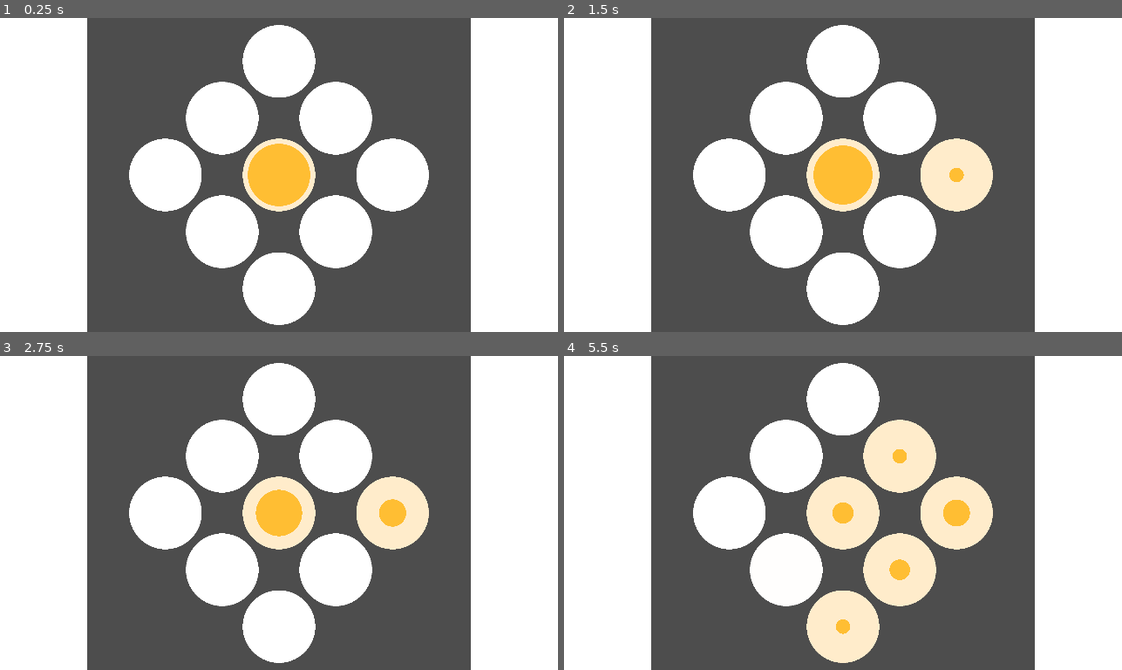
Above: before the commit, frames 1-4 (two rows, left to right).
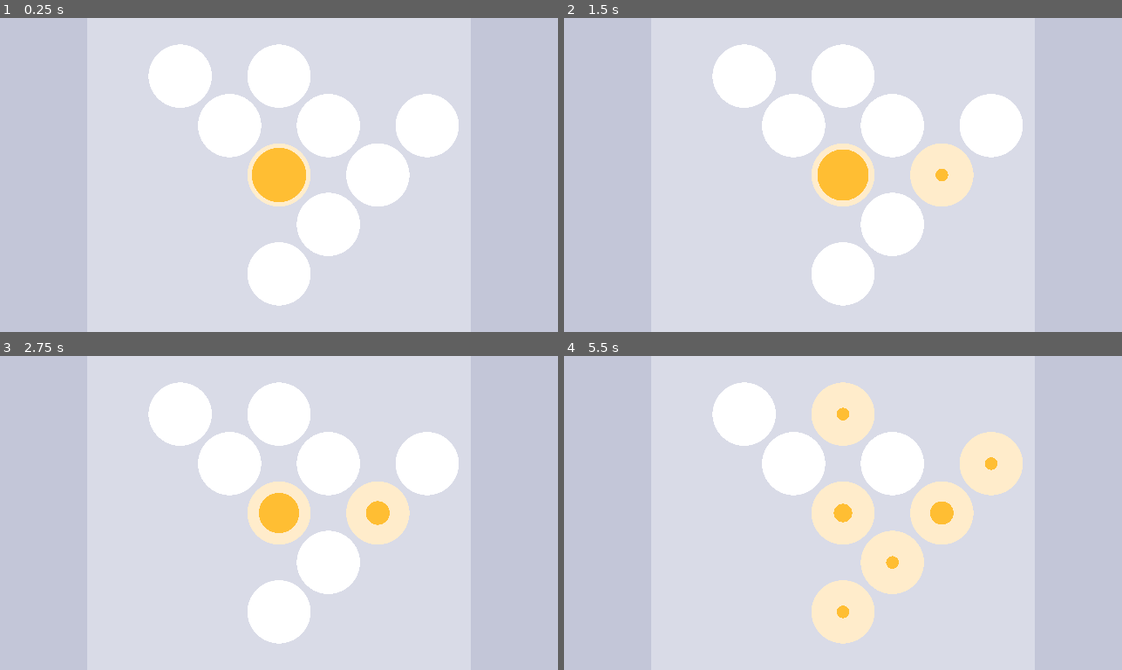
Above: after the commit, the same moments.

Repository: daviddegelder/Holey
Game: Godot game, scene res://UI/ui.tscn
Same seed, same stepped clock (60 frames per second), same inputs: the game is played once before the commit and once after it. Before the commit the project starts from res://ui.tscn.
Inputs (mouse positions are in pixels of both pictures, inside the frame that each line leads up to):
- Up to frame 1 (0.25 s): no input
- Up to frame 2 (1.5 s): move the mouse to (965, 159) at 0.52 s; hold Keypad 6 (East) 0.53-1.25 s; click (965, 159) at 0.67 s; tap Enter at 1.25 s; drag from (731, 190) to (843, 175) at 1.27 s
- Up to frame 3 (2.75 s): move the mouse to (334, 443) at 2.02 s; hold Keypad 6 (East) from 2.03 s (still down)
- Up to frame 4 (5.5 s): release Keypad 6 (East) at 2.75 s; tap Space at 2.75 s; drag from (815, 575) to (675, 465) at 2.77 s; move the mouse to (1010, 560) at 3.52 s; hold Keypad 7 (NorthWest) 3.53-4.25 s; tap Enter at 4.25 s; drag from (675, 465) to (843, 513) at 4.27 s; move the mouse to (870, 513) at 5.02 s; hold Keypad 2 (South) from 5.03 s (still down); click (870, 513) at 5.17 s

The runs differ from the first frame. In frame 1, 89% of the frame differs, in the area x 0-100%, y 0-100%; in frame 2, 89%; in frame 3, 89%; in frame 4, 93%.

Commit message:
reorganize folders

Diff:
--- a/Hole/renderer.gd
+++ /dev/null
@@ -1,11 +0,0 @@
-extends Node2D
-
-var fillLevel: int = 0
-# Called when the node enters the scene tree for the first time.
-func _ready():
-	pass # Replace with function body.
-
-
-# Called every frame. 'delta' is the elapsed time since the previous frame.
-func _process(delta):
-	pass
--- a/PuzzleContainer.gd
+++ /dev/null
@@ -1,11 +0,0 @@
-extends Container
-
-
-# Called when the node enters the scene tree for the first time.
-func _ready():
-	pass # Replace with function body.
-
-
-# Called every frame. 'delta' is the elapsed time since the previous frame.
-func _process(delta):
-	pass
--- a/Puzzles/hard/25-04.tscn
+++ b/Puzzles/hard/25-04.tscn
@@ -1,6 +1,6 @@
 [gd_scene load_steps=4 format=3 uid="uid://0mnm0l2sntld"]
 
-[ext_resource type="Script" uid="uid://d3jcc6sgagf5y" path="res://puzzle.gd" id="1_6yu4f"]
+[ext_resource type="Script" uid="uid://d3jcc6sgagf5y" path="res://Puzzles/puzzle.gd" id="1_6yu4f"]
 [ext_resource type="PackedScene" uid="uid://bkaj5fl2k43vq" path="res://Hole/hole.tscn" id="2_37a0m"]
 
 [sub_resource type="RectangleShape2D" id="RectangleShape2D_0xm2m"]
@@ -37,7 +37,6 @@
 7: NodePath("../Hole6"),
 8: NodePath("../Hole4")
 }
-fill_level = 9
 
 [node name="Hole4" parent="." node_paths=PackedStringArray("neighbours") instance=ExtResource("2_37a0m")]
 position = Vector2(0, -64)
@@ -107,6 +106,7 @@
 7: null,
 8: NodePath("../Hole6")
 }
+fill_level = 9
 
 [node name="Hole9" parent="." node_paths=PackedStringArray("neighbours") instance=ExtResource("2_37a0m")]
 position = Vector2(32, 32)
--- a/puzzle.tscn
+++ b/Puzzles/puzzle.tscn
@@ -1,6 +1,6 @@
 [gd_scene load_steps=4 format=3 uid="uid://cgfbtrm52iv7v"]
 
-[ext_resource type="Script" uid="uid://d3jcc6sgagf5y" path="res://puzzle.gd" id="1_77j1r"]
+[ext_resource type="Script" uid="uid://d3jcc6sgagf5y" path="res://Puzzles/puzzle.gd" id="1_77j1r"]
 [ext_resource type="PackedScene" uid="uid://bkaj5fl2k43vq" path="res://Hole/hole.tscn" id="2_hgotr"]
 
 [sub_resource type="RectangleShape2D" id="RectangleShape2D_0xm2m"]
@@ -106,7 +106,6 @@
 7: NodePath("../Hole"),
 8: NodePath("../Hole6")
 }
-fill_level = 9
 
 [node name="Hole9" parent="." node_paths=PackedStringArray("neighbours") instance=ExtResource("2_hgotr")]
 position = Vector2(32, 32)
--- /dev/null
+++ b/UI/level_select.tscn
@@ -0,0 +1,48 @@
+[gd_scene load_steps=2 format=3 uid="uid://crpaljc720oiq"]
+
+[ext_resource type="PackedScene" uid="uid://bkaj5fl2k43vq" path="res://Hole/hole.tscn" id="1_r4dbv"]
+
+[node name="LevelSelect" type="Node2D"]
+
+[node name="Hole" parent="." node_paths=PackedStringArray("neighbours") instance=ExtResource("1_r4dbv")]
+position = Vector2(320, 192)
+neighbours = {
+0: null,
+1: null,
+2: null,
+3: NodePath("../Hole3"),
+4: null,
+5: null,
+6: null,
+7: NodePath("../Hole2"),
+8: null
+}
+
+[node name="Hole2" parent="." node_paths=PackedStringArray("neighbours") instance=ExtResource("1_r4dbv")]
+position = Vector2(256, 192)
+neighbours = {
+0: null,
+1: null,
+2: null,
+3: NodePath("../Hole"),
+4: null,
+5: null,
+6: null,
+7: null,
+8: null
+}
+fill_level = 1
+
+[node name="Hole3" parent="." node_paths=PackedStringArray("neighbours") instance=ExtResource("1_r4dbv")]
+position = Vector2(384, 192)
+neighbours = {
+0: null,
+1: null,
+2: null,
+3: null,
+4: null,
+5: null,
+6: null,
+7: NodePath("../Hole"),
+8: null
+}
--- /dev/null
+++ b/UI/main.tscn
@@ -0,0 +1,15 @@
+[gd_scene load_steps=3 format=3 uid="uid://ckjp6mawfku0p"]
+
+[ext_resource type="PackedScene" uid="uid://cgfbtrm52iv7v" path="res://Puzzles/puzzle.tscn" id="1_emhnf"]
+[ext_resource type="PackedScene" uid="uid://0mnm0l2sntld" path="res://Puzzles/hard/25-04.tscn" id="2_uw6j2"]
+
+[node name="Main" type="Node2D"]
+
+[node name="Puzzle" parent="." instance=ExtResource("1_emhnf")]
+visible = false
+position = Vector2(320, 175)
+scale = Vector2(1.5, 1.5)
+
+[node name="25-04" parent="." instance=ExtResource("2_uw6j2")]
+position = Vector2(320, 175)
+scale = Vector2(1.5, 1.5)
--- a/ui.tscn
+++ b/UI/ui.tscn
@@ -1,11 +1,12 @@
-[gd_scene load_steps=5 format=3 uid="uid://6kyh0plkcy8e"]
+[gd_scene load_steps=6 format=3 uid="uid://6kyh0plkcy8e"]
 
-[ext_resource type="Script" uid="uid://bbo0krscm276q" path="res://OrientationControl.gd" id="1_27fn8"]
-[ext_resource type="Script" uid="uid://khxwi3tw7vr7" path="res://RectScale2D.gd" id="1_fyqef"]
-[ext_resource type="PackedScene" uid="uid://cgfbtrm52iv7v" path="res://puzzle.tscn" id="3_27fn8"]
+[ext_resource type="Script" uid="uid://bbo0krscm276q" path="res://UI/OrientationControl.gd" id="1_hat8c"]
+[ext_resource type="Script" uid="uid://khxwi3tw7vr7" path="res://UI/RectScale2D.gd" id="2_3sbvi"]
+[ext_resource type="PackedScene" uid="uid://cgfbtrm52iv7v" path="res://Puzzles/puzzle.tscn" id="3_nm1m0"]
+[ext_resource type="PackedScene" uid="uid://0mnm0l2sntld" path="res://Puzzles/hard/25-04.tscn" id="4_c7tqi"]
 
 [sub_resource type="RectangleShape2D" id="RectangleShape2D_27fn8"]
-size = Vector2(173.48, 176.912)
+size = Vector2(243.995, 176.912)
 
 [node name="Control" type="Control" node_paths=PackedStringArray("landscape_mode_container", "portrait_mode_container")]
 layout_mode = 3
@@ -16,7 +17,7 @@
 grow_vertical = 2
 pivot_offset = Vector2(320, 180)
 mouse_filter = 1
-script = ExtResource("1_27fn8")
+script = ExtResource("1_hat8c")
 landscape_mode_container = NodePath("HBoxContainer")
 portrait_mode_container = NodePath("VBoxContainer")
 
@@ -40,6 +41,7 @@
 anchor_bottom = 1.0
 grow_horizontal = 2
 grow_vertical = 2
+color = Color(0.764706, 0.776471, 0.847059, 1)
 
 [node name="PuzzleContainer" type="Control" parent="HBoxContainer"]
 layout_mode = 2
@@ -49,14 +51,17 @@
 
 [node name="RectScale2D" type="CollisionShape2D" parent="HBoxContainer/PuzzleContainer" node_paths=PackedStringArray("container")]
 position = Vector2(216, 180)
-scale = Vector2(2.03491, 2.03491)
+scale = Vector2(1.77053, 1.77053)
 shape = SubResource("RectangleShape2D_27fn8")
 disabled = true
-script = ExtResource("1_fyqef")
+script = ExtResource("2_3sbvi")
 container = NodePath("..")
 metadata/_custom_type_script = "uid://khxwi3tw7vr7"
 
-[node name="Puzzle" parent="HBoxContainer/PuzzleContainer/RectScale2D" instance=ExtResource("3_27fn8")]
+[node name="Puzzle" parent="HBoxContainer/PuzzleContainer/RectScale2D" instance=ExtResource("3_nm1m0")]
+visible = false
+
+[node name="Puzzle2" parent="HBoxContainer/PuzzleContainer/RectScale2D" instance=ExtResource("4_c7tqi")]
 
 [node name="Right" type="Control" parent="HBoxContainer"]
 custom_minimum_size = Vector2(100, 100)
@@ -70,6 +75,7 @@
 anchor_bottom = 1.0
 grow_horizontal = 2
 grow_vertical = 2
+color = Color(0.763382, 0.775091, 0.847301, 1)
 
 [node name="VBoxContainer" type="VBoxContainer" parent="."]
 layout_mode = 1
--- a/main.tscn
+++ /dev/null
@@ -1,15 +0,0 @@
-[gd_scene load_steps=3 format=3 uid="uid://ckjp6mawfku0p"]
-
-[ext_resource type="PackedScene" uid="uid://cgfbtrm52iv7v" path="res://puzzle.tscn" id="1_ig7tw"]
-[ext_resource type="PackedScene" uid="uid://0mnm0l2sntld" path="res://Puzzles/hard/25-04.tscn" id="2_0xm2m"]
-
-[node name="Main" type="Node2D"]
-
-[node name="Puzzle" parent="." instance=ExtResource("1_ig7tw")]
-visible = false
-position = Vector2(320, 175)
-scale = Vector2(1.5, 1.5)
-
-[node name="25-04" parent="." instance=ExtResource("2_0xm2m")]
-position = Vector2(320, 175)
-scale = Vector2(1.5, 1.5)
--- a/project.godot
+++ b/project.godot
@@ -13,12 +13,15 @@
 config/name="Holey-Godot"
 run/main_scene="uid://6kyh0plkcy8e"
 config/features=PackedStringArray("4.4")
-config/icon="res://icon.svg"
+boot_splash/bg_color=Color(0.85098, 0.858824, 0.905882, 1)
+boot_splash/fullsize=false
+boot_splash/image="uid://cepwlqrbt5g4t"
+config/icon="res://Sprites/icon.svg"
 
 [autoload]
 
-Global="*res://global.gd"
-GlobalInput="*res://input.gd"
+Global="*res://Systems/global.gd"
+GlobalInput="*res://Systems/input.gd"
 
 [display]
 
@@ -79,3 +82,4 @@
 renderer/rendering_method="gl_compatibility"
 renderer/rendering_method.mobile="gl_compatibility"
 textures/vram_compression/import_etc2_astc=true
+environment/defaults/default_clear_color=Color(0.85098, 0.858824, 0.905882, 1)
Not shown, removed: Hole/renderer.gd.uid
Not shown, removed: PuzzleContainer.gd.uid
Renamed: puzzle.gd -> Puzzles/puzzle.gd
Renamed: puzzle.gd.uid -> Puzzles/puzzle.gd.uid
Binary file added: Sprites/Branding/title.png
Not shown, added: Sprites/Branding/title.png.import
Renamed: icon.svg -> Sprites/icon.svg
Not shown, changed: Sprites/icon.svg.import
Renamed: global.gd -> Systems/global.gd
Renamed: global.gd.uid -> Systems/global.gd.uid
Renamed: input.gd -> Systems/input.gd
Renamed: input.gd.uid -> Systems/input.gd.uid
(and 5 more such lines)
